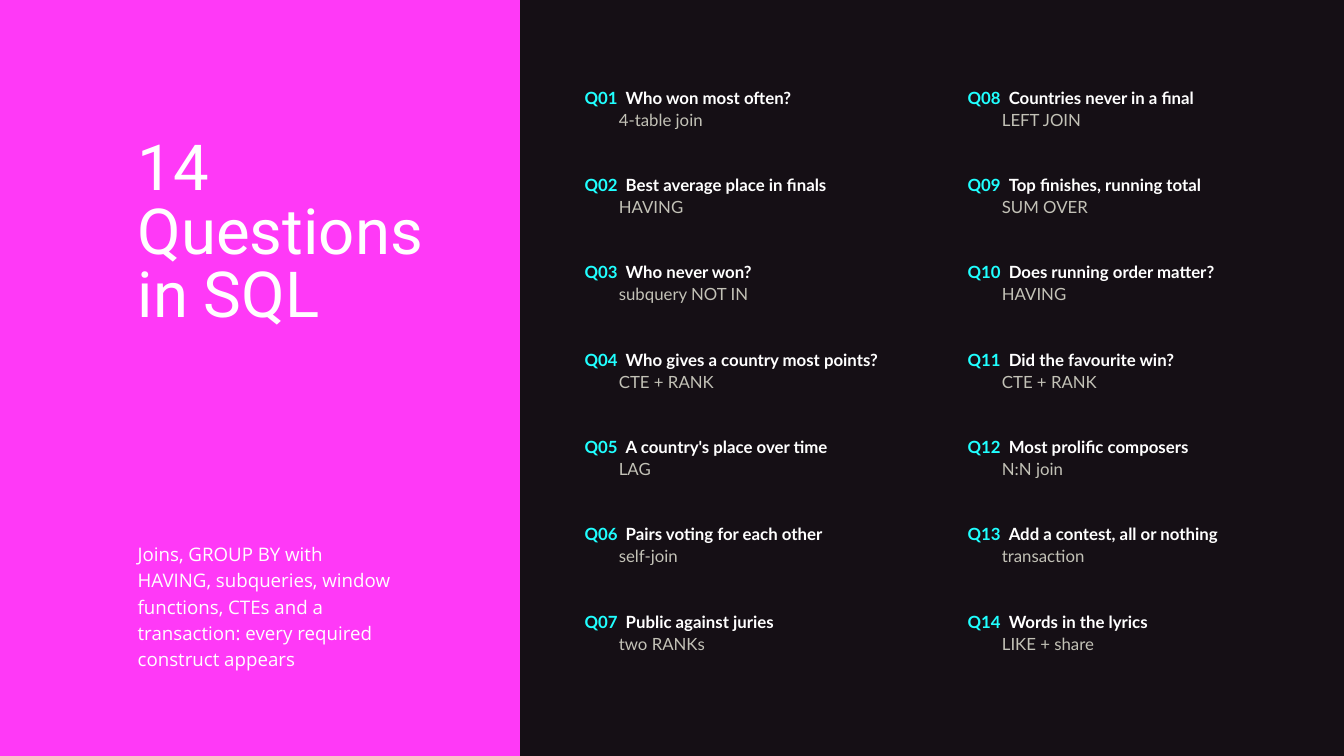
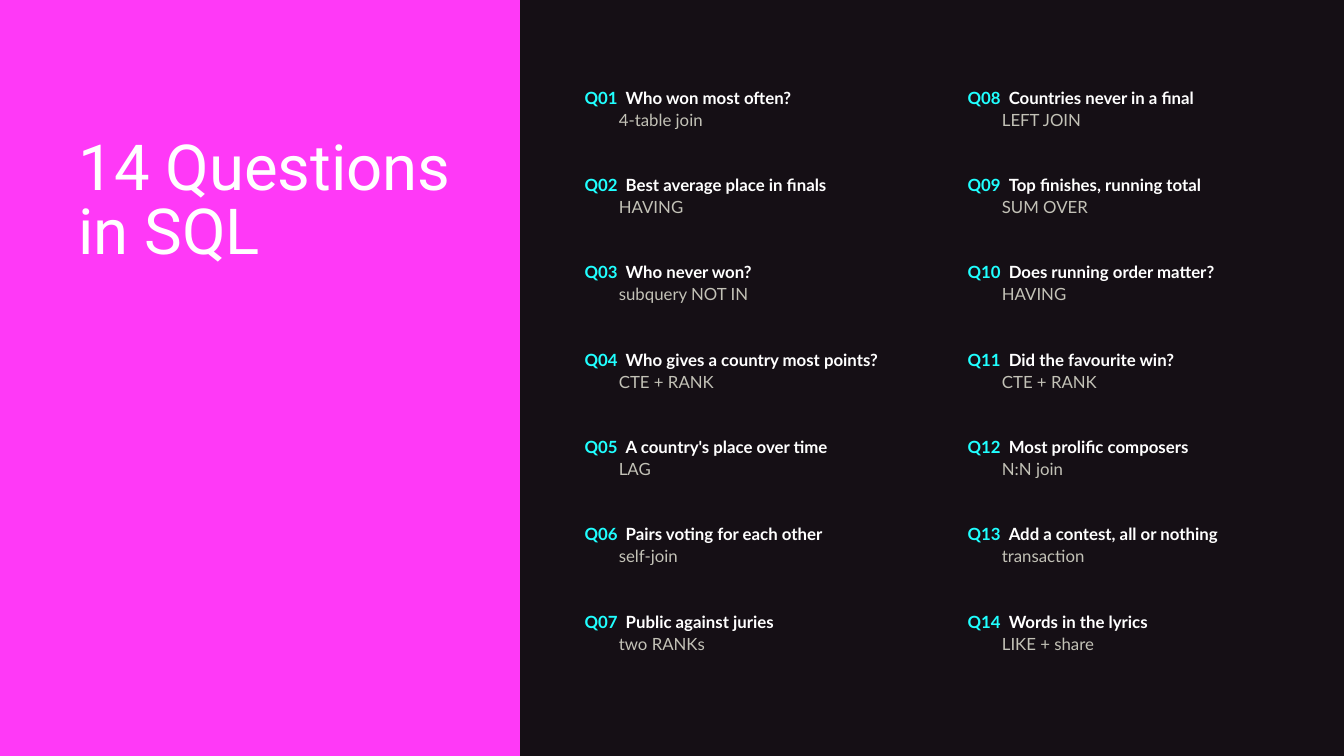
Before and after one commit to kkerekes-2005/Information_Technology_Project_Eurovision, a slide deck: slide 8 of docs/eurovision-presentation.pptx. Drawn at 1344x756 pixels with LibreOffice and Linux fonts; fonts in the diff are those of the drawing. Boxes give left, top, right and bottom in pixels: in the first picture for what was removed or moved away, otherwise in the second. Text is boxed around its words. In the diff, an @@ line names an element or a change of style, - is before the commit and + after.

```diff
--- a/docs/eurovision-presentation.pptx
+++ b/docs/eurovision-presentation.pptx
@@ text "14 Questions" rewrapped from box(138, 144, 423, 325) to box(78, 144, 450, 262) @@
@@ text removed at box(138, 547, 390, 671) @@
-Joins, GROUP BY with HAVING, subqueries, window functions, CTEs and a transaction: every required construct appears
```
Also in this commit, not shown: 8 other slides changed, 3 slides added, 4 slides removed, 38 other files.
